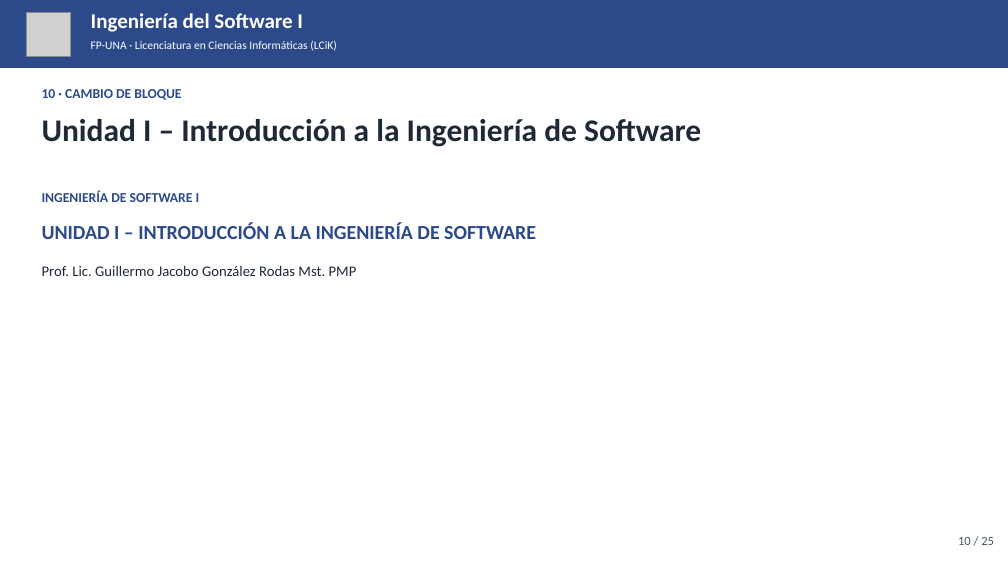
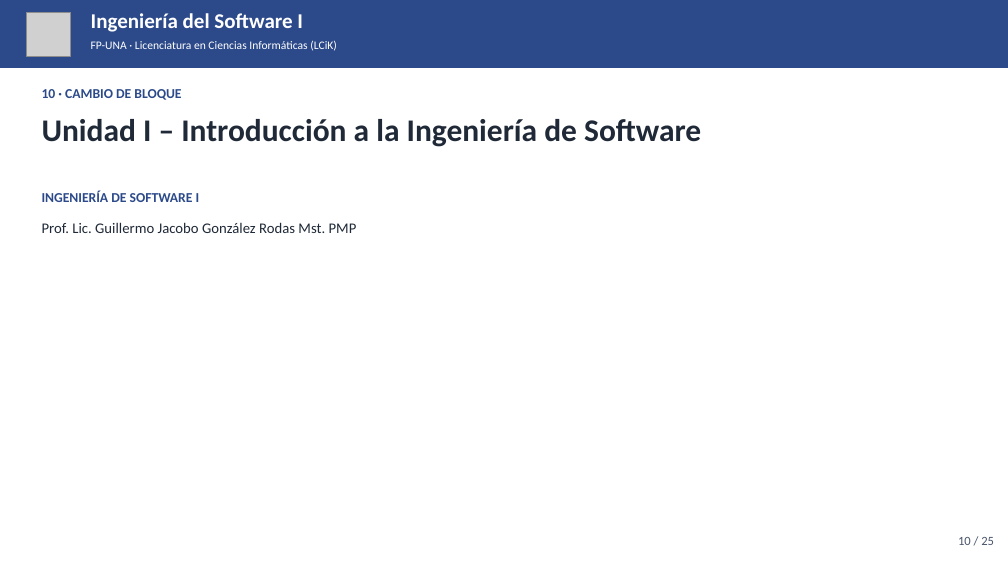
Before and after one commit to ferremarce/fpuna-lcik-is1, a slide deck: slide 10 of presentaciones-html/clase-1/clase-1.pptx. Drawn at 1008x567 pixels with LibreOffice and Linux fonts; fonts in the diff are those of the drawing; grey boxes stand for pictures. Boxes give left, top, right and bottom in pixels: in the first picture for what was removed or moved away, otherwise in the second. Text is boxed around its words. In the diff, an @@ line names an element or a change of style, - is before the commit and + after.

```diff
--- a/presentaciones-html/clase-1/clase-1.pptx
+++ b/presentaciones-html/clase-1/clase-1.pptx
@@ text "Prof. Lic. Guillermo Jacobo González ...": place and size @@
-text "Prof. Lic. Guillermo Jacobo González ..." at <box>42,265,357,276</box>
+text "Prof. Lic. Guillermo Jacobo González ..." at <box>42,222,357,233</box>
@@ text removed at <box>42,222,536,239</box> @@
-UNIDAD I – INTRODUCCIÓN A LA INGENIERÍA DE SOFTWARE
```
Also in this commit, not shown: 2 other slides changed, 18 other files.
